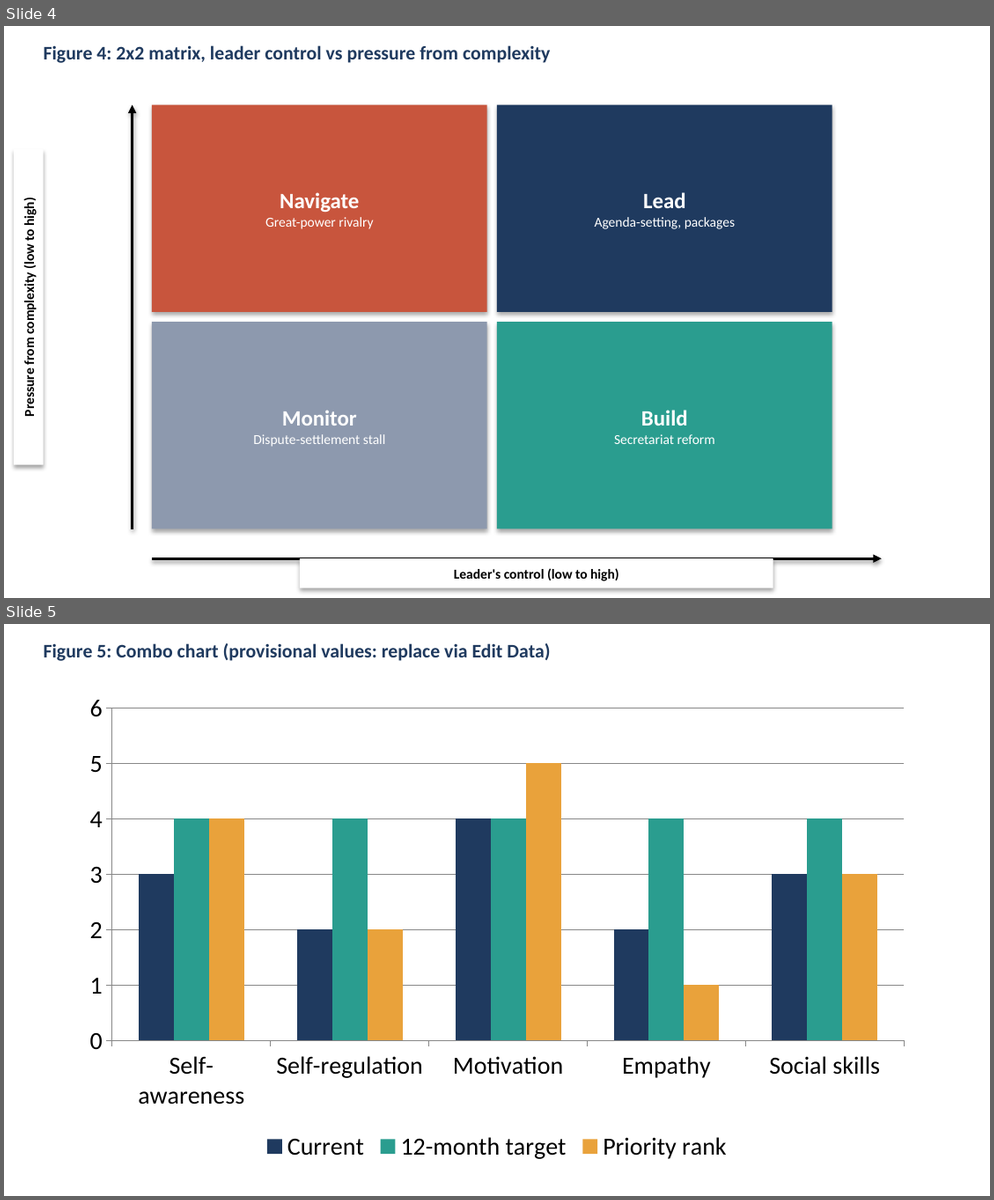
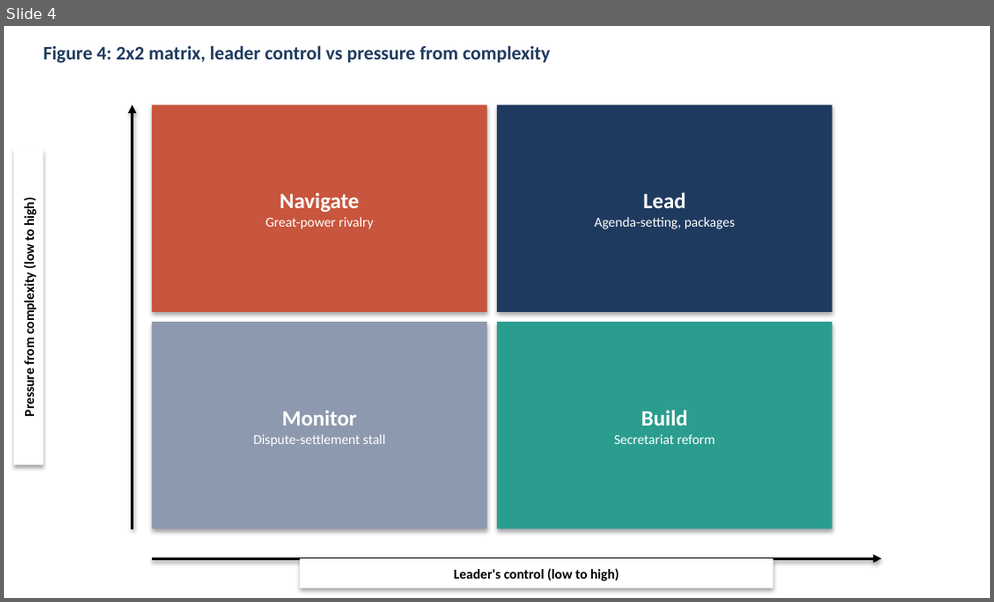
Before and after one commit to karanrg22-svg/skill, a slide deck: final/Report1_Power_Legitimacy_Okonjo-Iweala_Figures.pptx. Shown one above the other, each under a label of ours: slides 4 and 5 before the commit, slide 4 after it. The pictures are 994x1200 and 994x602 pixels, drawn with LibreOffice and Linux fonts; fonts in the diff are those of the drawing. Boxes give left, top, right and bottom in pixels: in the first picture for what was removed or moved away, otherwise in the second. Text is boxed around its words. In the diff, an @@ line names an element or a change of style, - is before the commit and + after.

```diff
--- a/final/Report1_Power_Legitimacy_Okonjo-Iweala_Figures.pptx
+++ b/final/Report1_Power_Legitimacy_Okonjo-Iweala_Figures.pptx
@@ slide 5 removed at [4, 624, 990, 1196], background #FFFFFF @@
@@ text removed at [44, 643, 550, 661] @@
-Figure 5: Combo chart (provisional values: replace via Edit Data)
@@ column chart removed at [73, 683, 921, 1166] @@
-categories: Self-awareness, Self-regulation, Motivation, Empathy, Social skills
-Current: 3, 2, 4, 2, 3
-12-month target: 4, 4, 4, 4, 4
-Priority rank: 4, 2, 5, 1, 3
```
Also in this commit, not shown: 2 other files.
